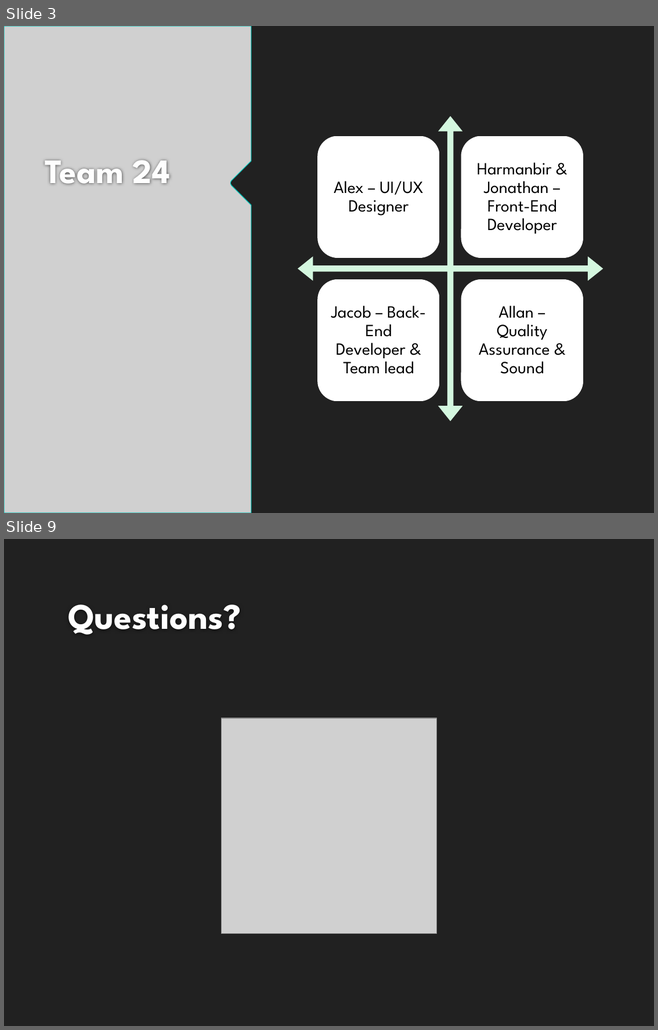
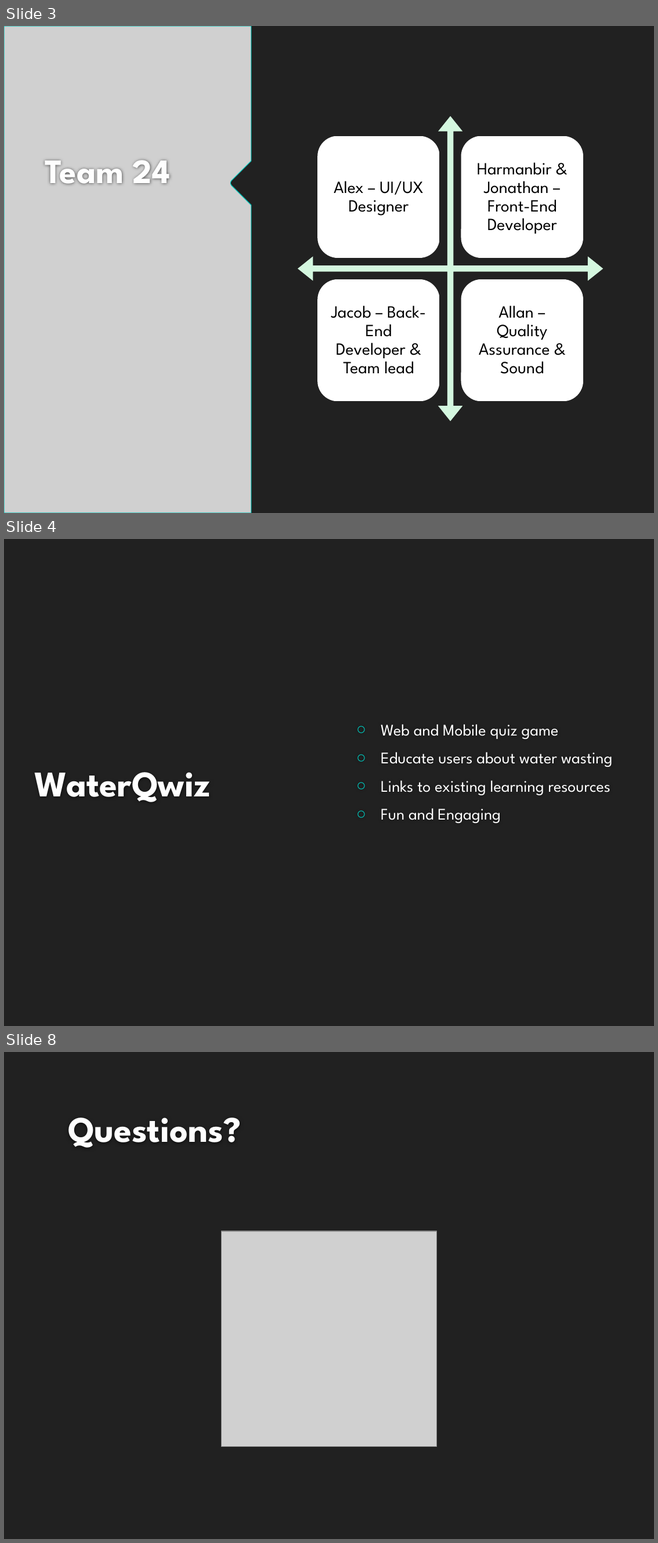
Before and after one commit to HarmanbirD/WaterQwiz, a slide deck: Wasted Water Quiz.pptx. Shown one above the other, each under a label of ours: slides 3 and 9 before the commit, slides 3, 4 and 8 after it; the slides between them are not shown. The pictures are 658x1030 and 658x1543 pixels, drawn with LibreOffice and Linux fonts; fonts in the diff are those of the drawing; grey boxes stand for pictures; background and template pictures are left out. Boxes give left, top, right and bottom in pixels: in the first picture for what was removed or moved away, otherwise in the second. Text is boxed around its words. In the diff, an @@ line names an element or a change of style, - is before the commit and + after.

```diff
--- a/Wasted Water Quiz.pptx
+++ b/Wasted Water Quiz.pptx
@@ slide 4 added at box(4, 539, 654, 1026), background #212121 @@
@@ text added at box(380, 724, 612, 823), 18 pt, text #FFFFFF @@
+○ Web and Mobile quiz game
+○ Educate users about water wasting
+○ Links to existing learning resources
+○ Fun and Engaging
@@ title added at box(35, 772, 210, 802), 40 pt, text #FEFEFE, bold @@
+WaterQwiz
@@ what was slide 9 is now slide 8 @@
```
Also in this commit, not shown: 4 slides changed, 2 slides removed.
